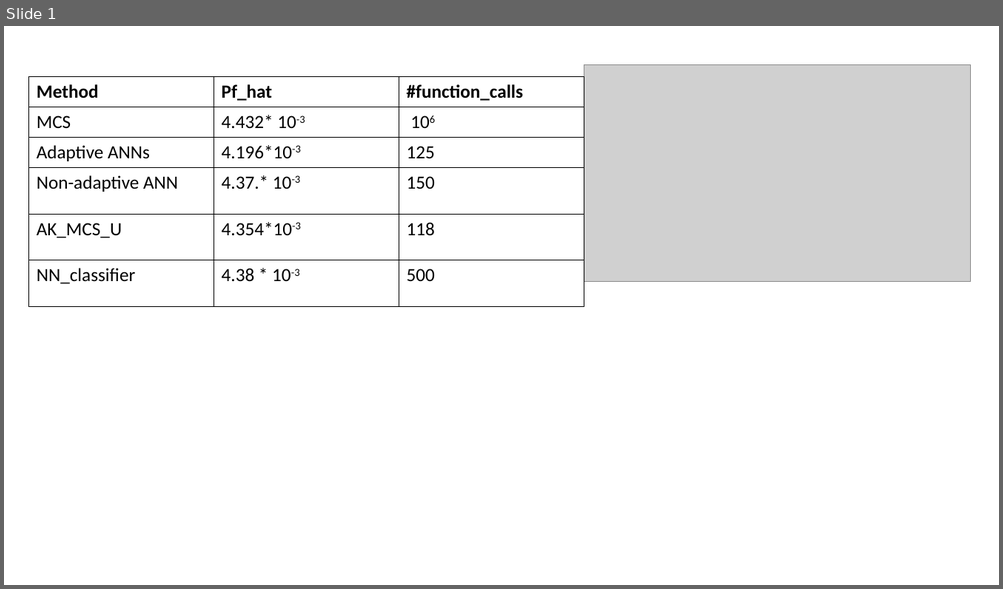
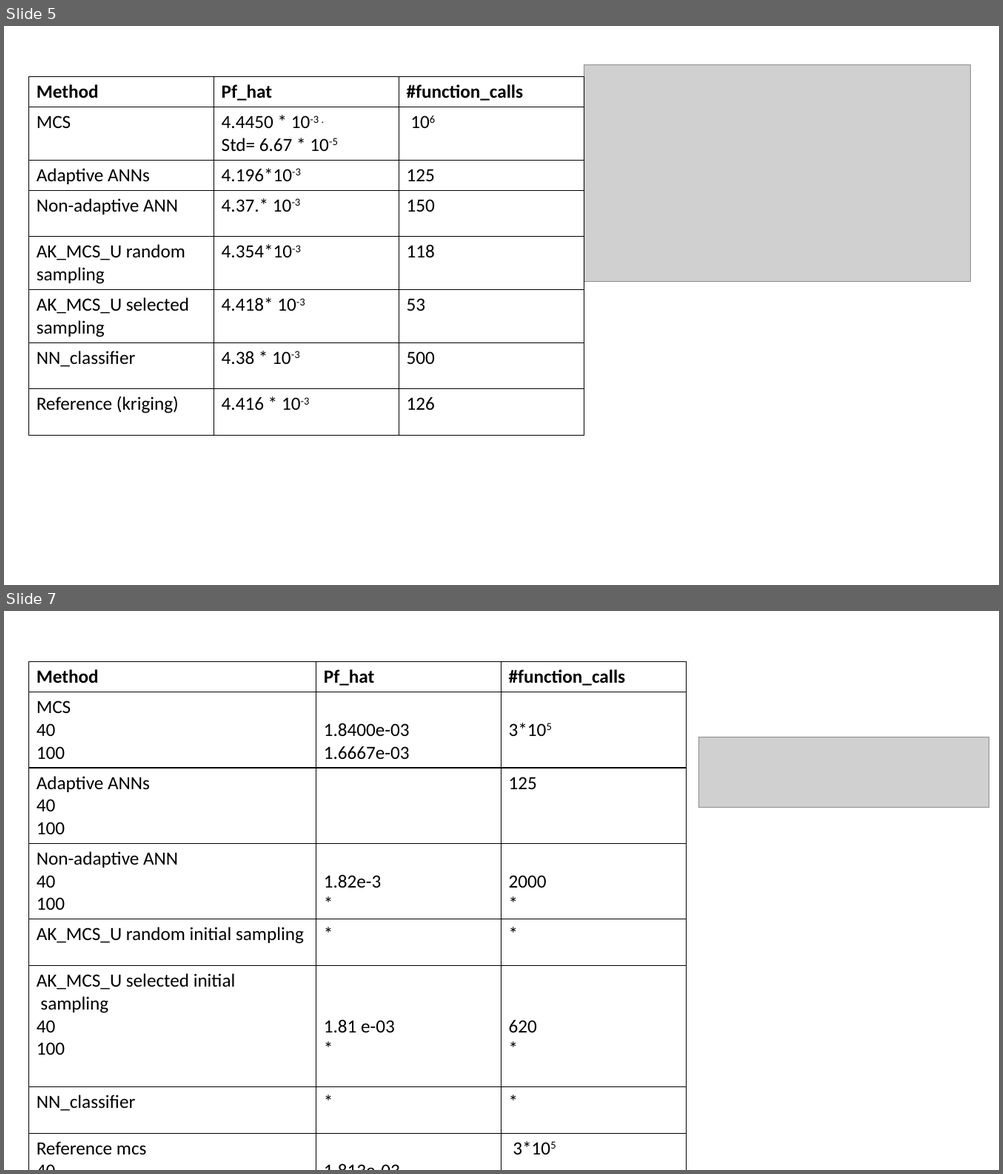
Before and after one commit to omarBoua/SRA, a slide deck: graphs/Presentation3.pptx. Shown one above the other, each under a label of ours: slide 1 before the commit, slides 5 and 7 after it; the slides between them are not shown. The pictures are 1003x589 and 1003x1174 pixels, drawn with LibreOffice and Linux fonts; fonts in the diff are those of the drawing; grey boxes stand for pictures. Boxes give left, top, right and bottom in pixels: in the first picture for what was removed or moved away, otherwise in the second. Text is boxed around its words. In the diff, an @@ line names an element or a change of style, - is before the commit and + after.

```diff
--- a/graphs/Presentation3.pptx
+++ b/graphs/Presentation3.pptx
@@ slide 7 added at bbox=[4, 611, 999, 1170], background #FFFFFF @@
@@ table added at bbox=[28, 662, 686, 1170], 8 rows, 3 columns @@
+Method | Pf_hat | #function_calls
+MCS / 40 / 100 | 1.8400e-03 / 1.6667e-03 | 3*105
+Adaptive ANNs / 40 / 100 |  | 125
+Non-adaptive ANN / 40 / 100 | 1.82e-3 / * | 2000 / *
+AK_MCS_U random initial sampling | * | *
+AK_MCS_U selected initial / sampling / 40 / 100 | 1.81 e-03 / * | 620 / *
+NN_classifier | * | *
+Reference mcs / 40 / 100 | 1.813e-03 / 1.647 e-03 | 3*105
@@ picture added at bbox=[699, 737, 989, 807] @@
@@ what was slide 1 is now slide 5 @@
@@ slide 5 changed as well @@
@@ table at bbox=[28, 77, 583, 432] @@
-row 2, column 2: 4.432* 10-3
+row 2, column 2: 4.4450 * 10-3 . / Std= 6.67 * 10-5
-row 5: AK_MCS_U | 4.354*10-3 | 118
+row 5: AK_MCS_U random sampling | 4.354*10-3 | 118
+row 6: AK_MCS_U selected sampling | 4.418* 10-3 | 53
+row 8: Reference (kriging) | 4.416 * 10-3 | 126
```
Also in this commit, not shown: 5 other slides added, 1 slide removed, 20 other files.
